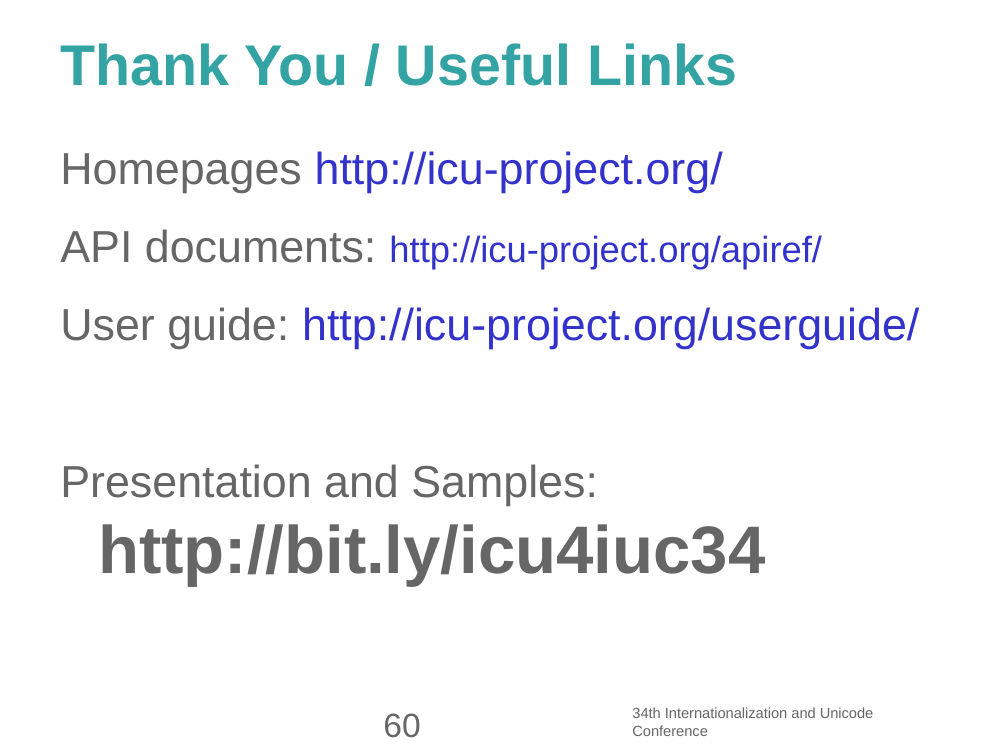
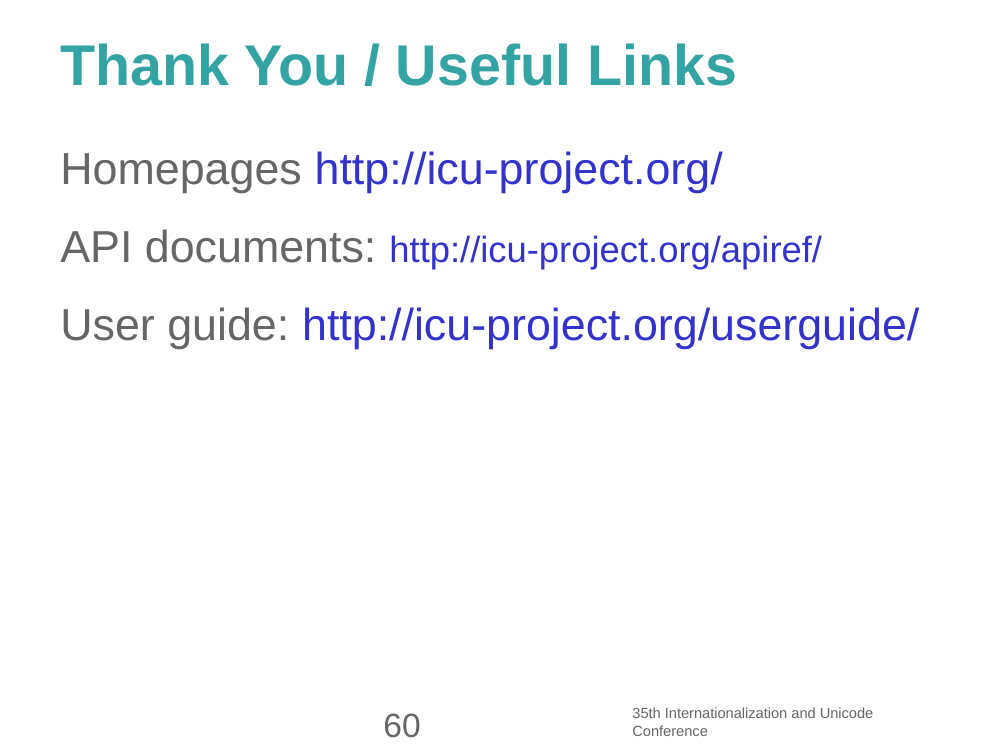
Before and after one commit to unicode-org/icu-docs, a slide deck: slide 60 of docs/pres/icu_workshop.odp. Drawn at 1008x756 pixels with LibreOffice and Linux fonts; fonts in the diff are those of the drawing; background and template pictures are left out. Boxes give left, top, right and bottom in pixels: in the first picture for what was removed or moved away, otherwise in the second. Text is boxed around its words. In the diff, an @@ line names an element or a change of style, - is before the commit and + after.

```diff
--- a/docs/pres/icu_workshop.odp
+++ b/docs/pres/icu_workshop.odp
@@ text at (60, 464, 765, 586): paragraph removed @@
-Presentation and Samples: http://bit.ly/icu4iuc34
@@ text at (632, 707, 874, 736): text changed @@
-34th Internationalization and Unicode Conference
+35th Internationalization and Unicode Conference
```
Also in this commit, not shown: 59 other slides changed.
